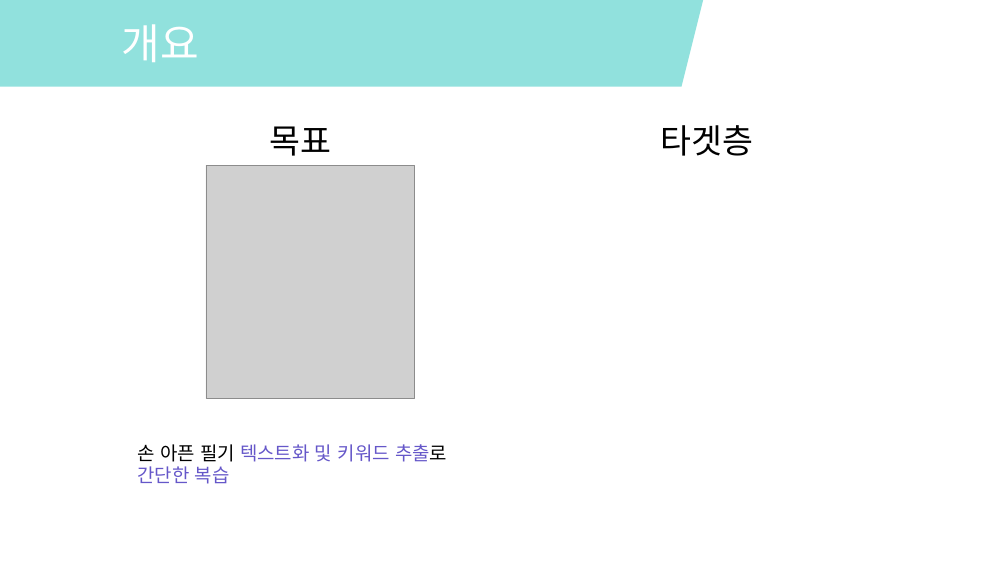
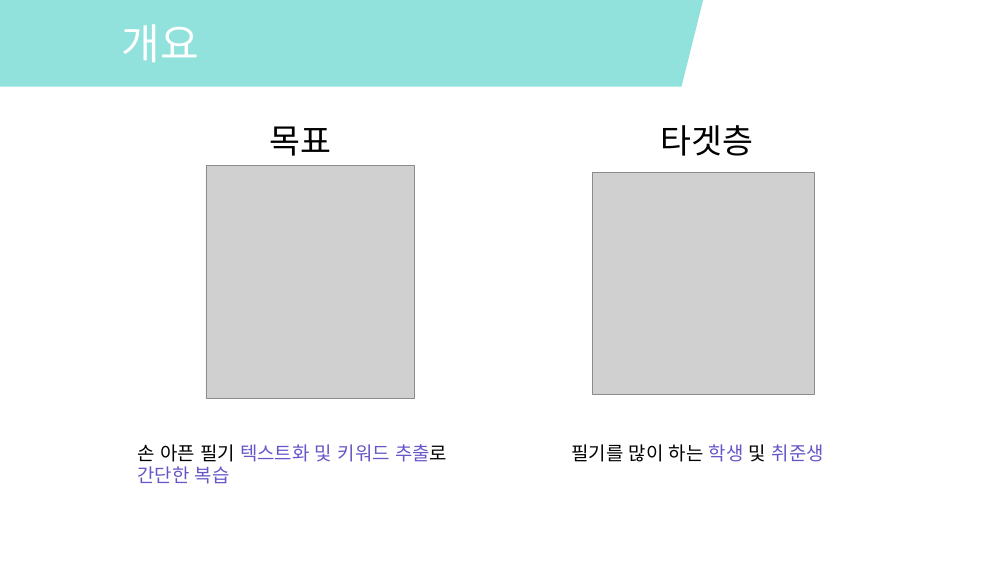
Before and after one commit to kang-seongbeom/Easy-Application, a slide deck: slide 3 of TaskFlow.pptx. Drawn at 1008x567 pixels with LibreOffice and Linux fonts; fonts in the diff are those of the drawing; grey boxes stand for pictures. Boxes give left, top, right and bottom in pixels: in the first picture for what was removed or moved away, otherwise in the second. Text is boxed around its words. In the diff, an @@ line names an element or a change of style, - is before the commit and + after.

```diff
--- a/TaskFlow.pptx
+++ b/TaskFlow.pptx
@@ picture added at [592,172,814,395] @@
@@ text added at [571,444,824,462], 18 pt, text #000000 @@
+필기를 많이 하는 학생 및 취준생
```
Also in this commit, not shown: 1 other file.
